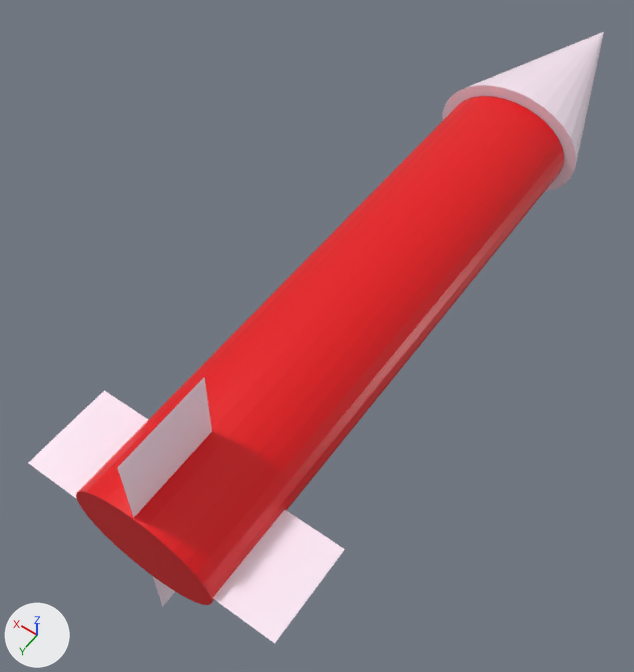
Two versions of the glTF model FightNFlight/models/missile.gltf, one commit apart.
Both versions are drawn from a camera (50 mm lens) standing at (-0.209, 0.341, 0.478) and looking at (0.031, 0.004, -0.051). The lights are fixed; the arrows at lower left show +X, +Y and +Z. Where no turn or scale is listed for an object, it has been applied to the vertices.

Script lines for the objects in view, before the commit:
```python
mat_material_001 = principled_material('Material.001')
mat_material_001.base_color = (0.8, 0.0, 0.0036)  # red #e7000c
mat_material_001.roughness = 0.4
me_cone = bpy.data.meshes.new('Cone')
me_cone.from_pydata(...)  # a 32-sided cone pointing to -y spanning x -0.062..0.062, y -0.097..0.097, z -0.048..0.048
me_cone.materials.append(mat_material_002)  # white #ffecfa
me_cylinder = bpy.data.meshes.new('Cylinder')
me_cylinder.from_pydata(...)  # a 32-sided cylinder along y spanning x -0.052..0.052, y -0.223..0.223, z -0.04..0.04
me_cylinder.materials.append(mat_material_001)  # red #e7000c
me_plane = bpy.data.meshes.new('Plane')
me_plane.from_pydata([(-0.096, -0.034, 0.0), (0.096, -0.034, 0.0), (-0.096, 0.034, 0.0), (0.096, 0.034, 0.0)], [], [(0, 1, 3), (0, 3, 2)])
me_plane.materials.append(mat_material_002)  # white #ffecfa
me_plane_001 = bpy.data.meshes.new('Plane.001')
me_plane_001.from_pydata([(0.003, -0.034, -0.096), (-0.002, -0.034, 0.096), (0.002, 0.034, -0.096), (-0.003, 0.034, 0.096)], [], [(0, 1, 3), (0, 3, 2)])
me_plane_001.materials.append(mat_material_002)  # white #ffecfa
ob_cone = bpy.data.objects.new('Cone', me_cone)
ob_cone.location = (0.0, -0.3205, 0.0)
ob_cylinder = bpy.data.objects.new('Cylinder', me_cylinder)
ob_cylinder.location = (0.0, 0.0, 0.0)
ob_plane = bpy.data.objects.new('Plane', me_plane)
ob_plane.location = (0.0, 0.1882, 0.0)
ob_plane_001 = bpy.data.objects.new('Plane.001', me_plane_001)
ob_plane_001.location = (0.0, 0.1882, 0.0)
```
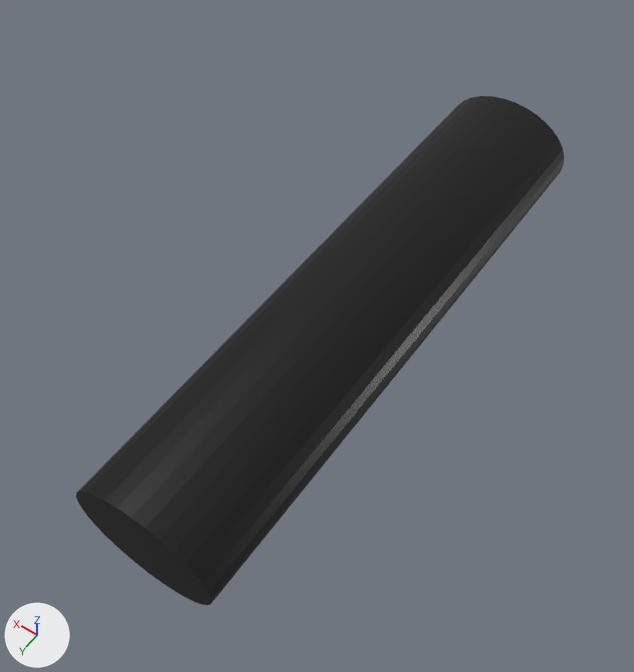
Patch to the scene script:
```diff
--- a/FightNFlight/models/missile.gltf.py
+++ b/FightNFlight/models/missile.gltf.py
@@ mat_material_001 @@
 mat_material_001 = principled_material('Material.001')
-mat_material_001.base_color = (0.8, 0.0, 0.0036)  # red #e7000c
+mat_material_001.base_color = (0.0, 0.0, 0.0)  # black #000000
 mat_material_001.roughness = 0.4
@@ ob_cone @@
-ob_cone = bpy.data.objects.new('Cone', me_cone)
-ob_cone.location = (0.0, -0.3205, 0.0)
@@ ob_plane @@
-ob_plane = bpy.data.objects.new('Plane', me_plane)
-ob_plane.location = (0.0, 0.1882, 0.0)
@@ ob_plane_001 @@
-ob_plane_001 = bpy.data.objects.new('Plane.001', me_plane_001)
-ob_plane_001.location = (0.0, 0.1882, 0.0)
```

What differs and where, as boxes (x1, y1, x2, y2) in the pictures (634 x 672 px):
'Cylinder', recoloured (red to black): (76, 96, 564, 605) in both
'Plane', deleted: before (28, 391, 345, 643)
'Cone', deleted: before (443, 32, 604, 192)
'Plane.001', deleted: before (118, 377, 212, 606)
